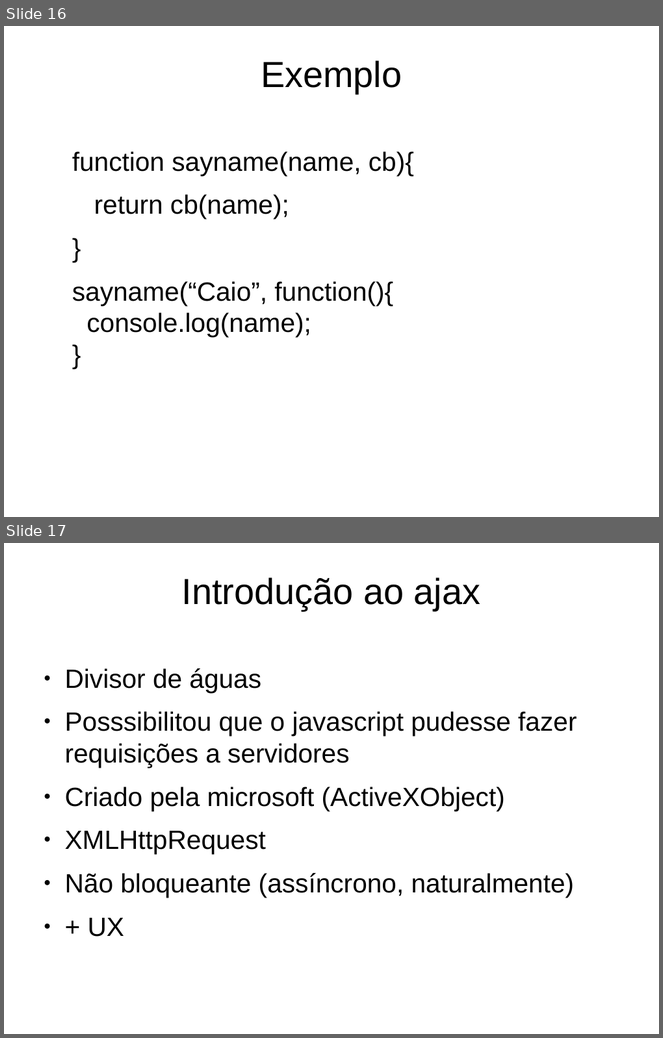
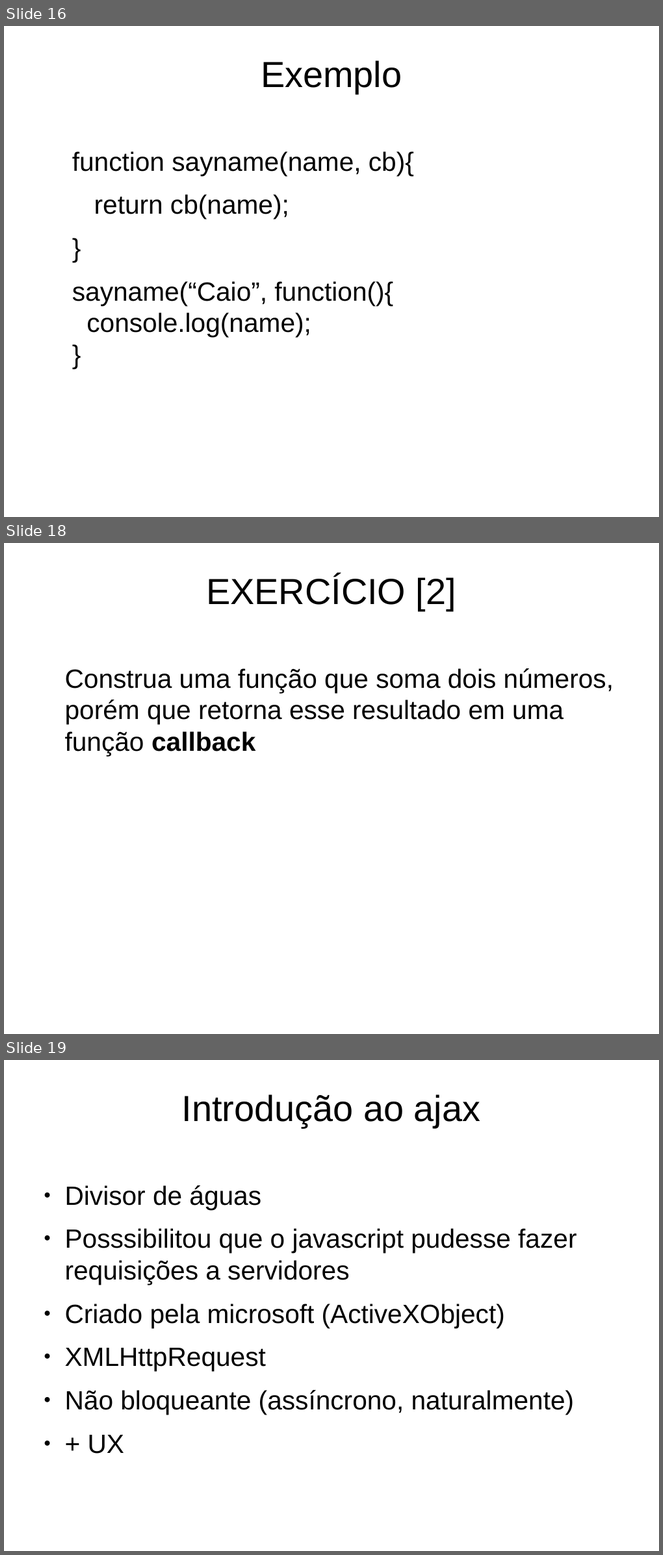
Before and after one commit to caiocutrim/exemplos, a slide deck: javascript-parte-2/slides-funções.odp. Shown one above the other, each under a label of ours: slides 16 and 17 before the commit, slides 16, 18 and 19 after it; the slides between them are not shown. The pictures are 663x1038 and 663x1555 pixels, drawn with LibreOffice and Linux fonts; fonts in the diff are those of the drawing; background and template pictures are left out. Boxes give left, top, right and bottom in pixels: in the first picture for what was removed or moved away, otherwise in the second. Text is boxed around its words. In the diff, an @@ line names an element or a change of style, - is before the commit and + after.

```diff
--- a/javascript-parte-2/slides-funções.odp
+++ b/javascript-parte-2/slides-funções.odp
@@ slide 18 added at [4,543,659,1034], background picture (left out) @@
@@ title added at [206,575,456,611], 44 pt, text #000000 @@
+EXERCÍCIO [2]
@@ text added at [65,668,614,756], 32 pt, text #000000 @@
+Construa uma função que soma dois números, porém que retorna esse resultado em uma função callback
@@ what was slide 17 is now slide 19 @@
```
Also in this commit, not shown: 1 slide changed, 1 other slide added, 7 other files.
